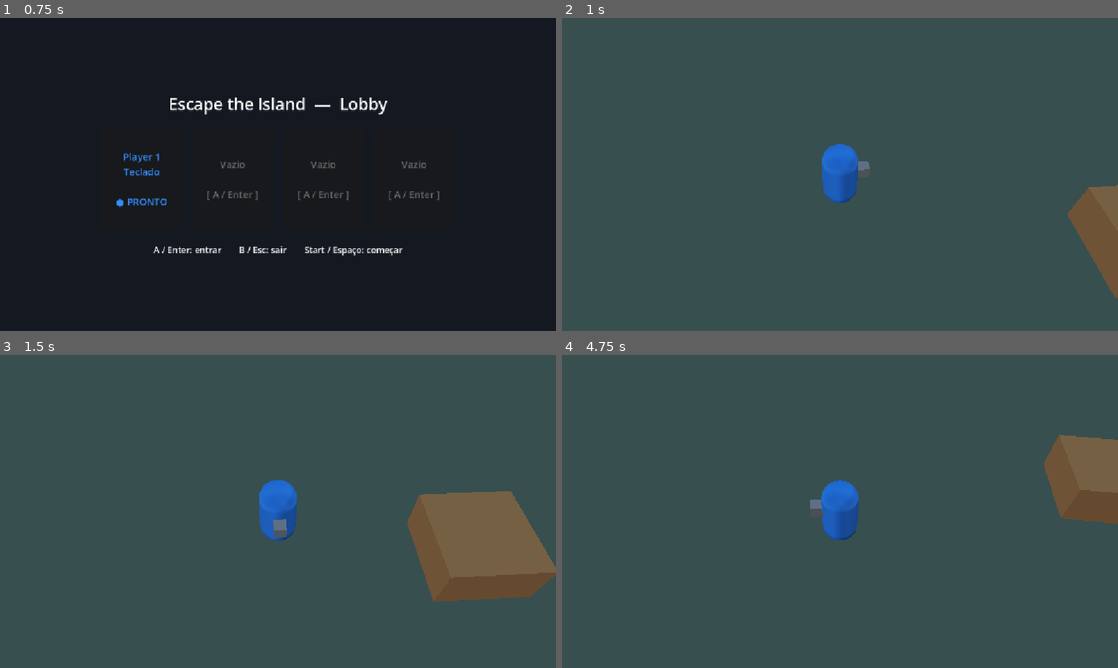
Above: before the commit, frames 1-4 (two rows, left to right).
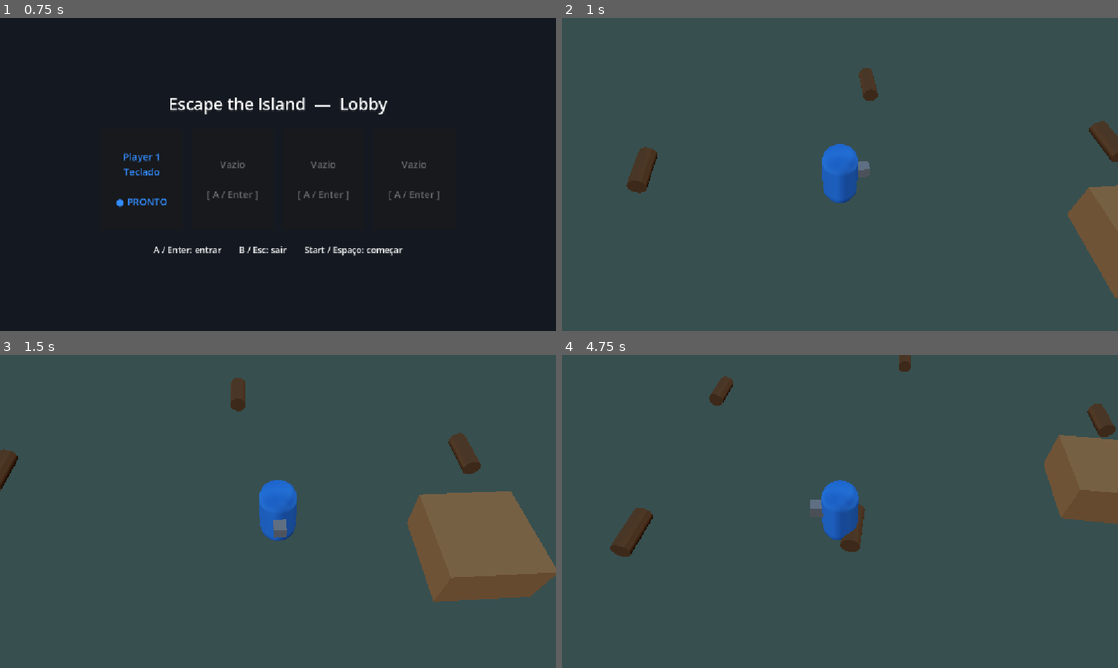
Above: after the commit, the same moments.

Repository: Hashiramaz/multiplayer-godot
Game: Godot game, scene res://scenes/lobby/Lobby.tscn
The game is run twice, just before and just after one commit, with the same random seed, the same clock (stepped at 60 frames per second) and the same inputs.
Inputs:
- Up to frame 1 (0.75 s): tap Enter at 0.5 s; hold D from 0.53 s (still down); hold E from 0.53 s (still down)
- Up to frame 2 (1 s): keep holding D; keep holding E; tap Space at 0.77, 0.8 s
- Up to frame 3 (1.5 s): tap Space at 1.07, 1.35 s; release D at 1.28 s; release E at 1.28 s; hold S from 1.28 s (still down)
- Up to frame 4 (4.75 s): tap Space at 1.52, 1.82, 2.3, 3.02, 3.32, 4.52 s; tap E at 1.55, 3.05, 4.55 s; release S at 2.03 s; hold D 2.03-2.78 s; hold E 2.03-2.78 s; hold W 2.78-3.53 s; tap Enter at 2.85 s; hold Space 3.53-4.28 s; hold A from 3.53 s (still down); tap Keypad Enter at 3.6 s; tap Backspace at 4.35 s

Frame 1 is identical in both runs. In frame 2, 1.2% of the frame differs, in the area x 11-100%, y 16-56%; in frame 3, 0.9%; in frame 4, 1.6%, in the area x 8-100%, y 0-65%.

Commit message:
Phase 4: pick up / carry / deliver -- build the boat (Escape the Island)
- Carriable (log): Area3D in group "carriable"; undetectable while held
- BoatStation: Area3D in group "station"; each delivery reveals a plank and
  updates a Label3D, emits completed at "required" logs
- Player: HoldPoint + InteractionArea; interact picks nearest carriable,
  delivers to a station in range, or drops it in front
- PlayerInput.interact_just_pressed (edge): gamepad A, keyboard E/Space
- Arena populated with 5 logs + the boat
- Docs updated (GDD/ARCHITECTURE/ROADMAP)

Co-Authored-By: Claude Opus 4.8 <noreply@anthropic.com>

Diff:
--- a/scenes/arena/Arena.tscn
+++ b/scenes/arena/Arena.tscn
@@ -1,8 +1,10 @@
-[gd_scene load_steps=13 format=3]
+[gd_scene load_steps=15 format=3]
 
 [ext_resource type="Script" path="res://scripts/arena/arena.gd" id="arena"]
 [ext_resource type="PackedScene" path="res://scenes/player/Player.tscn" id="player_scene"]
 [ext_resource type="Script" path="res://scripts/camera/camera_rig.gd" id="cam"]
+[ext_resource type="PackedScene" path="res://scenes/interactables/BoatStation.tscn" id="boat"]
+[ext_resource type="PackedScene" path="res://scenes/interactables/Carriable.tscn" id="log"]
 
 [sub_resource type="ProceduralSkyMaterial" id="sky_mat"]
 
@@ -78,6 +80,26 @@
 [node name="Spawn4" type="Marker3D" parent="SpawnPoints"]
 transform = Transform3D(1, 0, 0, 0, 1, 0, 0, 0, 1, 2, 0.3, 2)
 
+[node name="Interactables" type="Node3D" parent="."]
+
+[node name="Boat" parent="Interactables" instance=ExtResource("boat")]
+transform = Transform3D(1, 0, 0, 0, 1, 0, 0, 0, 1, 0, 0, 9)
+
+[node name="Log1" parent="Interactables" instance=ExtResource("log")]
+transform = Transform3D(1, 0, 0, 0, 1, 0, 0, 0, 1, -6, 0.25, -3)
+
+[node name="Log2" parent="Interactables" instance=ExtResource("log")]
+transform = Transform3D(1, 0, 0, 0, 1, 0, 0, 0, 1, 6, 0.25, -3)
+
+[node name="Log3" parent="Interactables" instance=ExtResource("log")]
+transform = Transform3D(1, 0, 0, 0, 1, 0, 0, 0, 1, -6, 0.25, 3)
+
+[node name="Log4" parent="Interactables" instance=ExtResource("log")]
+transform = Transform3D(1, 0, 0, 0, 1, 0, 0, 0, 1, 6, 0.25, 3)
+
+[node name="Log5" parent="Interactables" instance=ExtResource("log")]
+transform = Transform3D(1, 0, 0, 0, 1, 0, 0, 0, 1, 0, 0.25, -6)
+
 [node name="Players" type="Node3D" parent="."]
 
 [node name="CameraRig" type="Node3D" parent="."]
--- /dev/null
+++ b/scenes/interactables/BoatStation.tscn
@@ -0,0 +1,59 @@
+[gd_scene load_steps=7 format=3]
+
+[ext_resource type="Script" path="res://scripts/interactables/boat_station.gd" id="1_boat"]
+
+[sub_resource type="BoxShape3D" id="area_shape"]
+size = Vector3(4, 2, 3)
+
+[sub_resource type="BoxMesh" id="base_mesh"]
+size = Vector3(3, 0.4, 1.6)
+
+[sub_resource type="StandardMaterial3D" id="base_mat"]
+albedo_color = Color(0.36, 0.24, 0.14, 1)
+
+[sub_resource type="BoxMesh" id="plank_mesh"]
+size = Vector3(0.3, 0.25, 1.6)
+
+[sub_resource type="StandardMaterial3D" id="plank_mat"]
+albedo_color = Color(0.6, 0.43, 0.25, 1)
+
+[node name="BoatStation" type="Area3D"]
+script = ExtResource("1_boat")
+
+[node name="Collision" type="CollisionShape3D" parent="."]
+transform = Transform3D(1, 0, 0, 0, 1, 0, 0, 0, 1, 0, 1, 0)
+shape = SubResource("area_shape")
+
+[node name="Base" type="MeshInstance3D" parent="."]
+transform = Transform3D(1, 0, 0, 0, 1, 0, 0, 0, 1, 0, 0.2, 0)
+mesh = SubResource("base_mesh")
+surface_material_override/0 = SubResource("base_mat")
+
+[node name="Planks" type="Node3D" parent="."]
+
+[node name="Plank1" type="MeshInstance3D" parent="Planks"]
+transform = Transform3D(1, 0, 0, 0, 1, 0, 0, 0, 1, -1.05, 0.55, 0)
+mesh = SubResource("plank_mesh")
+surface_material_override/0 = SubResource("plank_mat")
+
+[node name="Plank2" type="MeshInstance3D" parent="Planks"]
+transform = Transform3D(1, 0, 0, 0, 1, 0, 0, 0, 1, -0.35, 0.55, 0)
+mesh = SubResource("plank_mesh")
+surface_material_override/0 = SubResource("plank_mat")
+
+[node name="Plank3" type="MeshInstance3D" parent="Planks"]
+transform = Transform3D(1, 0, 0, 0, 1, 0, 0, 0, 1, 0.35, 0.55, 0)
+mesh = SubResource("plank_mesh")
+surface_material_override/0 = SubResource("plank_mat")
+
+[node name="Plank4" type="MeshInstance3D" parent="Planks"]
+transform = Transform3D(1, 0, 0, 0, 1, 0, 0, 0, 1, 1.05, 0.55, 0)
+mesh = SubResource("plank_mesh")
+surface_material_override/0 = SubResource("plank_mat")
+
+[node name="Progress" type="Label3D" parent="."]
+transform = Transform3D(1, 0, 0, 0, 1, 0, 0, 0, 1, 0, 2.3, 0)
+billboard = 1
+pixel_size = 0.01
+font_size = 64
+text = "Barco  0/4"
--- /dev/null
+++ b/scenes/interactables/Carriable.tscn
@@ -0,0 +1,27 @@
+[gd_scene load_steps=5 format=3]
+
+[ext_resource type="Script" path="res://scripts/interactables/carriable.gd" id="1_carriable"]
+
+[sub_resource type="CylinderMesh" id="log_mesh"]
+top_radius = 0.22
+bottom_radius = 0.22
+height = 1.1
+
+[sub_resource type="StandardMaterial3D" id="log_mat"]
+albedo_color = Color(0.45, 0.29, 0.15, 1)
+
+[sub_resource type="CylinderShape3D" id="log_shape"]
+radius = 0.25
+height = 1.1
+
+[node name="Carriable" type="Area3D"]
+script = ExtResource("1_carriable")
+
+[node name="Mesh" type="MeshInstance3D" parent="."]
+transform = Transform3D(1, 0, 0, 0, 0, 1, 0, -1, 0, 0, 0, 0)
+mesh = SubResource("log_mesh")
+surface_material_override/0 = SubResource("log_mat")
+
+[node name="Collision" type="CollisionShape3D" parent="."]
+transform = Transform3D(1, 0, 0, 0, 0, 1, 0, -1, 0, 0, 0, 0)
+shape = SubResource("log_shape")
--- a/scenes/player/Player.tscn
+++ b/scenes/player/Player.tscn
@@ -15,6 +15,9 @@
 
 [sub_resource type="BoxMesh" id="nose_mesh"]
 size = Vector3(0.25, 0.25, 0.4)
+
+[sub_resource type="SphereShape3D" id="interact_shape"]
+radius = 1.3
 
 [node name="Player" type="CharacterBody3D"]
 script = ExtResource("1_player")
@@ -33,3 +36,12 @@
 [node name="Nose" type="MeshInstance3D" parent="Pivot"]
 transform = Transform3D(1, 0, 0, 0, 1, 0, 0, 0, 1, 0, 0.9, -0.45)
 mesh = SubResource("nose_mesh")
+
+[node name="HoldPoint" type="Node3D" parent="Pivot"]
+transform = Transform3D(1, 0, 0, 0, 1, 0, 0, 0, 1, 0, 1.15, -0.55)
+
+[node name="InteractionArea" type="Area3D" parent="."]
+
+[node name="Collision" type="CollisionShape3D" parent="InteractionArea"]
+transform = Transform3D(1, 0, 0, 0, 1, 0, 0, 0, 1, 0, 0.8, 0)
+shape = SubResource("interact_shape")
--- a/scripts/input/player_input.gd
+++ b/scripts/input/player_input.gd
@@ -14,6 +14,8 @@
 const DEADZONE: float = 0.2
 
 var device: int = DEVICE_NONE
+
+var _interact_prev: bool = false
 
 func _init(p_device: int = DEVICE_NONE) -> void:
 	device = p_device
@@ -49,3 +51,20 @@
 	if v.length() < DEADZONE:
 		return Vector2.ZERO
 	return v.limit_length(1.0)
+
+## Rising edge of the "interact" button for this device (gamepad A, keyboard E/Space).
+## Call once per frame; it tracks its own previous state.
+func interact_just_pressed() -> bool:
+	var now := _interact_down()
+	var just := now and not _interact_prev
+	_interact_prev = now
+	return just
+
+func _interact_down() -> bool:
+	match device:
+		DEVICE_NONE:
+			return false
+		DEVICE_KEYBOARD:
+			return Input.is_key_pressed(KEY_E) or Input.is_key_pressed(KEY_SPACE)
+		_:
+			return Input.is_joy_button_pressed(device, JOY_BUTTON_A)
--- /dev/null
+++ b/scripts/interactables/boat_station.gd
@@ -0,0 +1,43 @@
+extends Area3D
+## The boat under construction -- Escape-the-Island's central objective (prototype).
+## Players deliver logs here; each delivery reveals one plank and updates the label,
+## until the boat is complete.
+
+signal completed
+
+@export var required: int = 4
+
+var delivered: int = 0
+
+@onready var _planks: Array[Node] = $Planks.get_children()
+@onready var _label: Label3D = $Progress
+
+func _ready() -> void:
+	add_to_group("station")
+	for plank in _planks:
+		(plank as Node3D).visible = false
+	_update_label()
+
+func can_deliver() -> bool:
+	return delivered < required
+
+## Accepts one resource. Returns true if it was consumed (so the caller frees it).
+func deliver() -> bool:
+	if not can_deliver():
+		return false
+	if delivered < _planks.size():
+		(_planks[delivered] as Node3D).visible = true
+	delivered += 1
+	_update_label()
+	if delivered >= required:
+		_on_complete()
+	return true
+
+func _on_complete() -> void:
+	_label.text = "BARCO PRONTO!"
+	completed.emit()
+	print("[BoatStation] Barco pronto -- vocês podem escapar da ilha!")
+
+func _update_label() -> void:
+	if delivered < required:
+		_label.text = "Barco  %d/%d" % [delivered, required]
--- /dev/null
+++ b/scripts/interactables/carriable.gd
@@ -0,0 +1,11 @@
+extends Area3D
+## A carriable resource (e.g. a log). Players pick it up into their hold point and
+## deliver it to a station. It's an Area3D so players can detect it by proximity;
+## while held it stops being detectable so it isn't picked up again mid-carry.
+
+func _ready() -> void:
+	add_to_group("carriable")
+
+func set_held(held: bool) -> void:
+	monitoring = not held
+	monitorable = not held
--- a/scripts/player/player.gd
+++ b/scripts/player/player.gd
@@ -1,18 +1,23 @@
 extends CharacterBody3D
 ## Local player. Camera-relative movement (pushing "up" always goes into the
-## screen, no matter the world orientation) and the visual mesh turns to face
-## the move direction. Input comes from a PlayerInput bound to one device.
+## screen) and the visual mesh turns to face the move direction. Input comes from
+## a PlayerInput bound to one device. Can pick up carriables, deliver them to a
+## station, or drop them.
 
 @export var speed: float = 6.0
 @export var acceleration: float = 40.0
 @export var turn_speed: float = 12.0
 
 const GRAVITY: float = 20.0
+const DROP_HEIGHT: float = 0.25 ## Rest height of a dropped item on the floor.
 
 var device: int = PlayerInput.DEVICE_NONE
 var _input: PlayerInput
+var _carried: Node3D = null
 
 @onready var pivot: Node3D = $Pivot
+@onready var hold_point: Node3D = $Pivot/HoldPoint
+@onready var interaction_area: Area3D = $InteractionArea
 
 func _ready() -> void:
 	add_to_group("players")
@@ -47,6 +52,11 @@
 	move_and_slide()
 	_face_direction(dir, delta)
 
+	if _input.interact_just_pressed():
+		_interact()
+
+# --- Movement -------------------------------------------------------------
+
 ## Turns 2D input into a world-space direction relative to the active camera.
 func _world_direction(move: Vector2) -> Vector3:
 	if move == Vector2.ZERO:
@@ -55,8 +65,8 @@
 	if cam == null:
 		return Vector3(move.x, 0.0, move.y)
 	var b := cam.global_transform.basis
-	# Camera's back-vector flattened to the ground plane. Pushing up (move.y=-1)
-	# sends the player along -back, i.e. away from the camera / into the screen.
+	# Camera's back-vector flattened to the ground. Pushing up (move.y=-1) sends
+	# the player along -back, i.e. away from the camera / into the screen.
 	var cam_back := Vector3(b.z.x, 0.0, b.z.z).normalized()
 	var cam_right := Vector3(b.x.x, 0.0, b.x.z).normalized()
 	var dir := cam_right * move.x + cam_back * move.y
@@ -68,8 +78,59 @@
 	var flat := Vector3(dir.x, 0.0, dir.z)
 	if flat.length() < 0.05:
 		return
-	# The pivot's -Z (where the "nose" mesh sits) should point along movement.
 	var target := pivot.global_transform.looking_at(pivot.global_position + flat, Vector3.UP)
 	var gt := pivot.global_transform
 	gt.basis = gt.basis.slerp(target.basis, clampf(turn_speed * delta, 0.0, 1.0))
 	pivot.global_transform = gt
+
+# --- Interaction ----------------------------------------------------------
+
+func _interact() -> void:
+	if _carried == null:
+		_try_pickup()
+	else:
+		_deliver_or_drop()
+
+func _try_pickup() -> void:
+	var item := _nearest_in_group("carriable")
+	if item == null:
+		return
+	_carried = item
+	item.set_held(true)
+	item.get_parent().remove_child(item)
+	hold_point.add_child(item)
+	item.transform = Transform3D.IDENTITY
+
+func _deliver_or_drop() -> void:
+	var station := _nearest_in_group("station")
+	if station != null and station.has_method("deliver") and station.can_deliver():
+		if station.deliver():
+			_carried.queue_free()
+			_carried = null
+			return
+	_drop()
+
+func _drop() -> void:
+	var item := _carried
+	_carried = null
+	hold_point.remove_child(item)
+	get_tree().current_scene.add_child(item)
+	var forward := -pivot.global_transform.basis.z
+	var drop_pos := global_position + forward * 0.9
+	drop_pos.y = DROP_HEIGHT
+	item.global_transform = Transform3D(Basis.IDENTITY, drop_pos)
+	if item.has_method("set_held"):
+		item.set_held(false)
+
+## Nearest overlapping Area3D that belongs to `group` (carriables/stations are areas).
+func _nearest_in_group(group: String) -> Node3D:
+	var best: Node3D = null
+	var best_dist := INF
+	for area in interaction_area.get_overlapping_areas():
+		if not area.is_in_group(group):
+			continue
+		var d := global_position.distance_to((area as Node3D).global_position)
+		if d < best_dist:
+			best_dist = d
+			best = area
+	return best
Not shown: 1 places in scenes/player/Player.tscn that only renumber resources
Not shown, added: scripts/interactables/boat_station.gd.uid
Not shown, added: scripts/interactables/carriable.gd.uid
Not shown, changed: docs/ARCHITECTURE.md
Not shown, changed: docs/GDD.md
Not shown, changed: docs/ROADMAP.md
